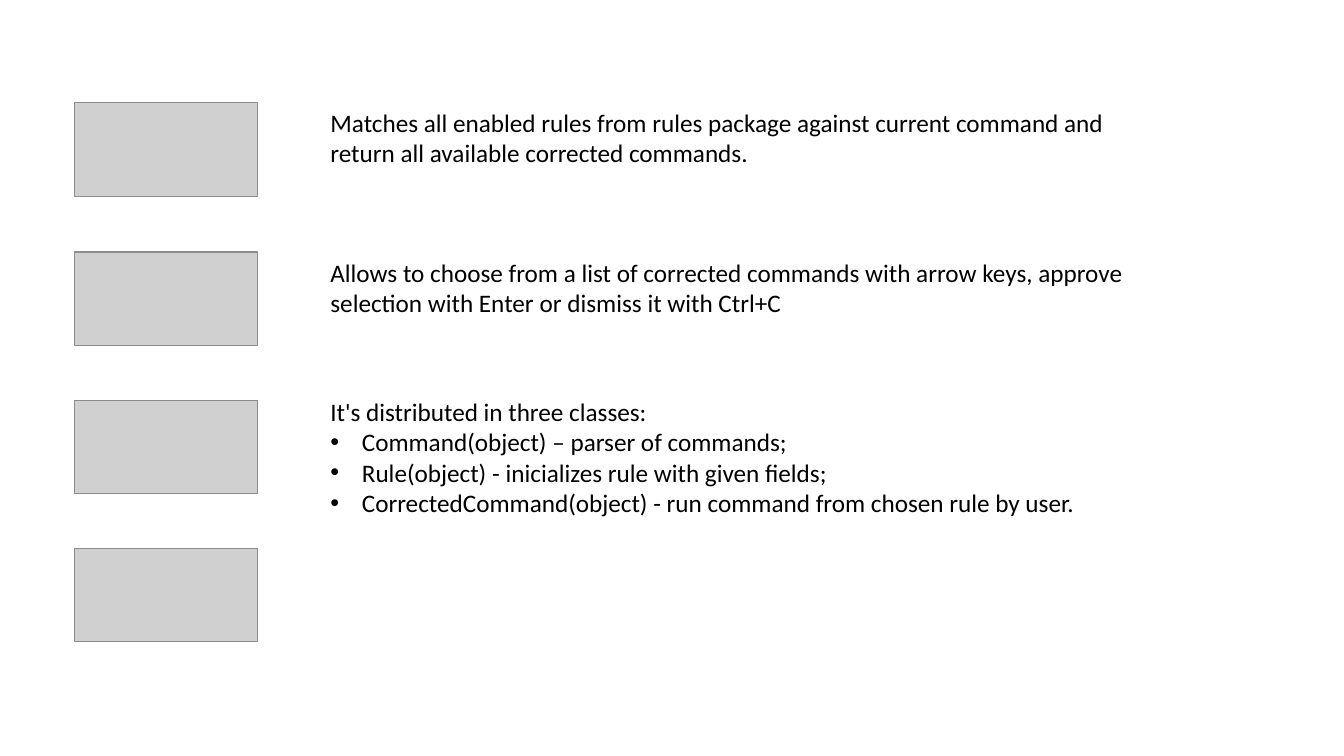
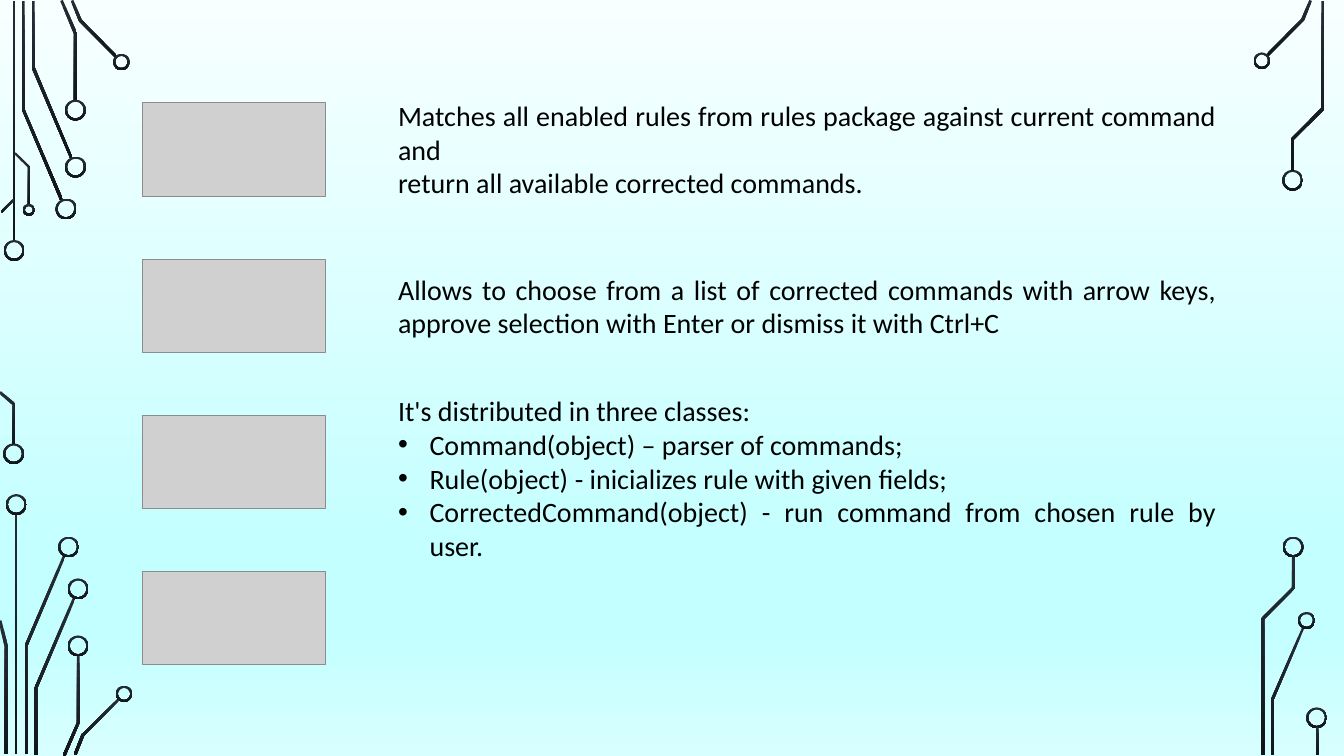
Before and after one commit to dianamoreira/thefuck, a slide deck: slide 15 of ArchSW-docs/The Fuck.pptx. Drawn at 1344x756 pixels with LibreOffice and Linux fonts; fonts in the diff are those of the drawing; grey boxes stand for pictures; background and template pictures are left out. Boxes give left, top, right and bottom in pixels: in the first picture for what was removed or moved away, otherwise in the second. Text is boxed around its words. In the diff, an @@ line names an element or a change of style, - is before the commit and + after.

```diff
--- a/ArchSW-docs/The Fuck.pptx
+++ b/ArchSW-docs/The Fuck.pptx
@@ background #FFFFFF to picture (left out) @@
@@ picture: place and size @@
-picture at [75,102,258,197]
+picture at [142,102,326,197]
@@ text "Matches all enabled rules from ...": place and size @@
-text "Matches all enabled rules from ..." at [330,114,1103,163]
+text "Matches all enabled rules from ..." at [398,106,1215,194]
@@ picture: place and size @@
-picture at [75,252,258,345]
+picture at [142,259,326,352]
@@ size 18 to 20 pt; alignment left to justified in 3 elements at [398,401,1215,527], [398,106,1215,194], [398,280,1216,338] @@
@@ text "Allows to choose from a ...": place and size @@
-text "Allows to choose from a ..." at [330,264,1122,313]
+text "Allows to choose from a ..." at [398,280,1216,338]
@@ text "It's distributed in three classes:": place and size @@
-text "It's distributed in three classes:" at [330,403,1073,517]
+text "It's distributed in three classes:" at [398,401,1215,527]
@@ picture: place and size @@
-picture at [75,400,258,493]
+picture at [142,415,326,508]
@@ picture: place and size @@
-picture at [75,548,258,641]
+picture at [142,572,326,664]
@@ group added at [0,0,1328,756]: 33 freeform shapes, 3 rectangles @@
```
Also in this commit, not shown: 10 other slides changed, 10 slides added, 6 slides removed, 1 other file.
